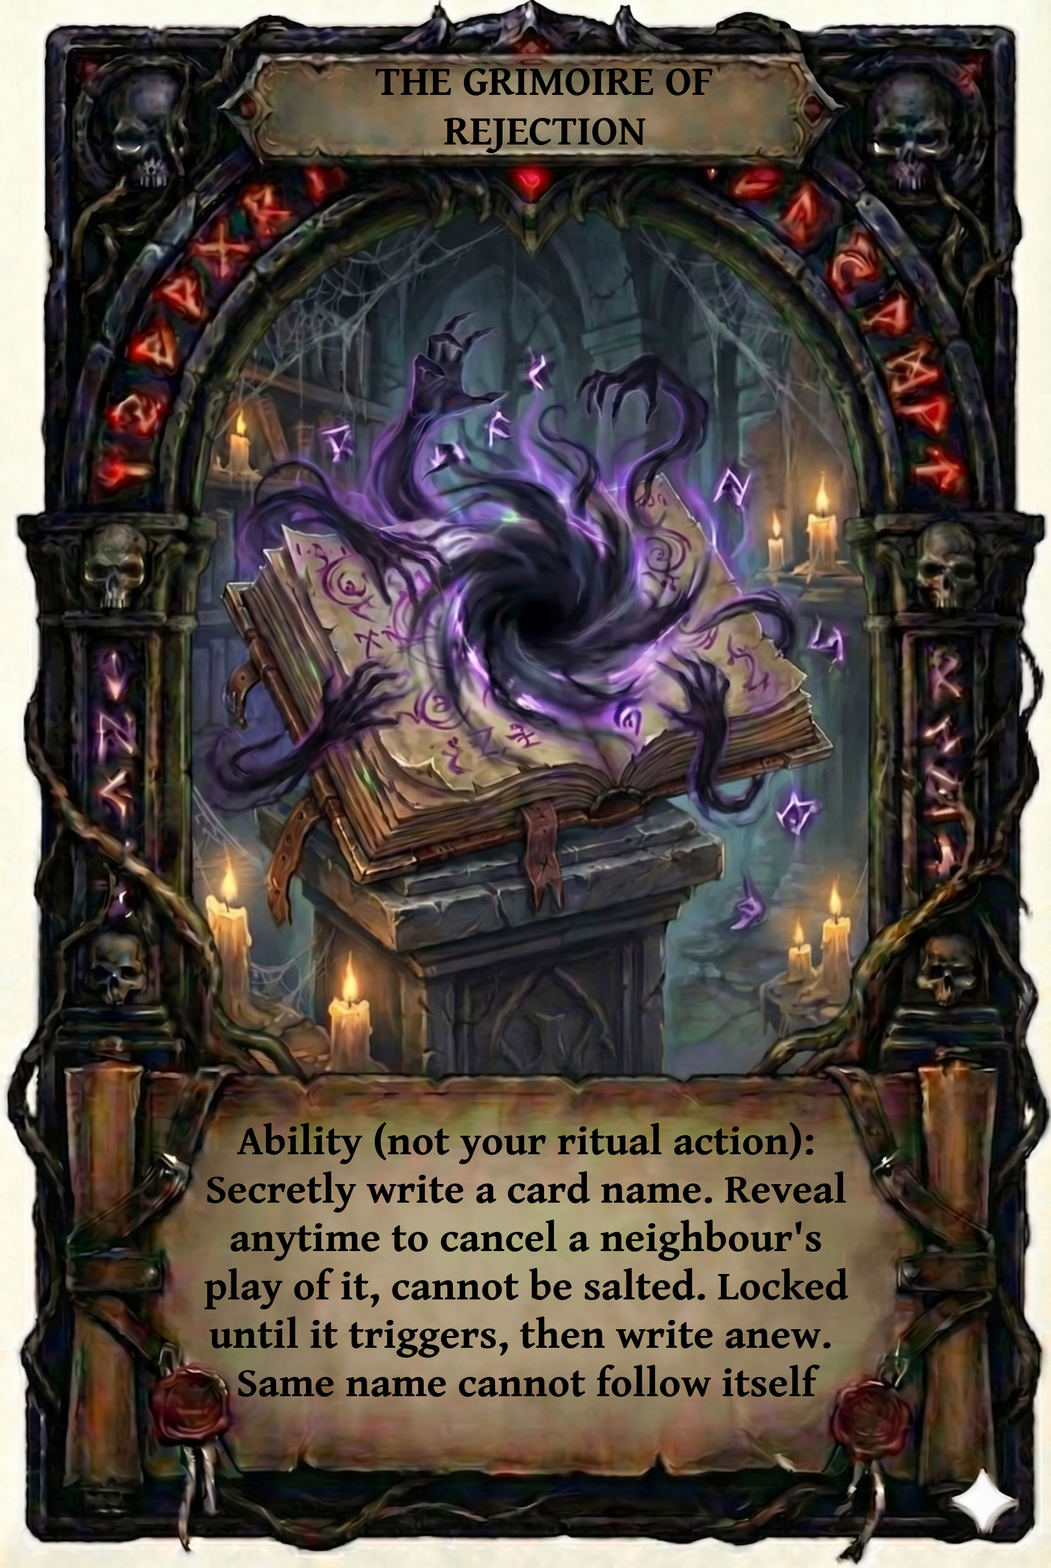
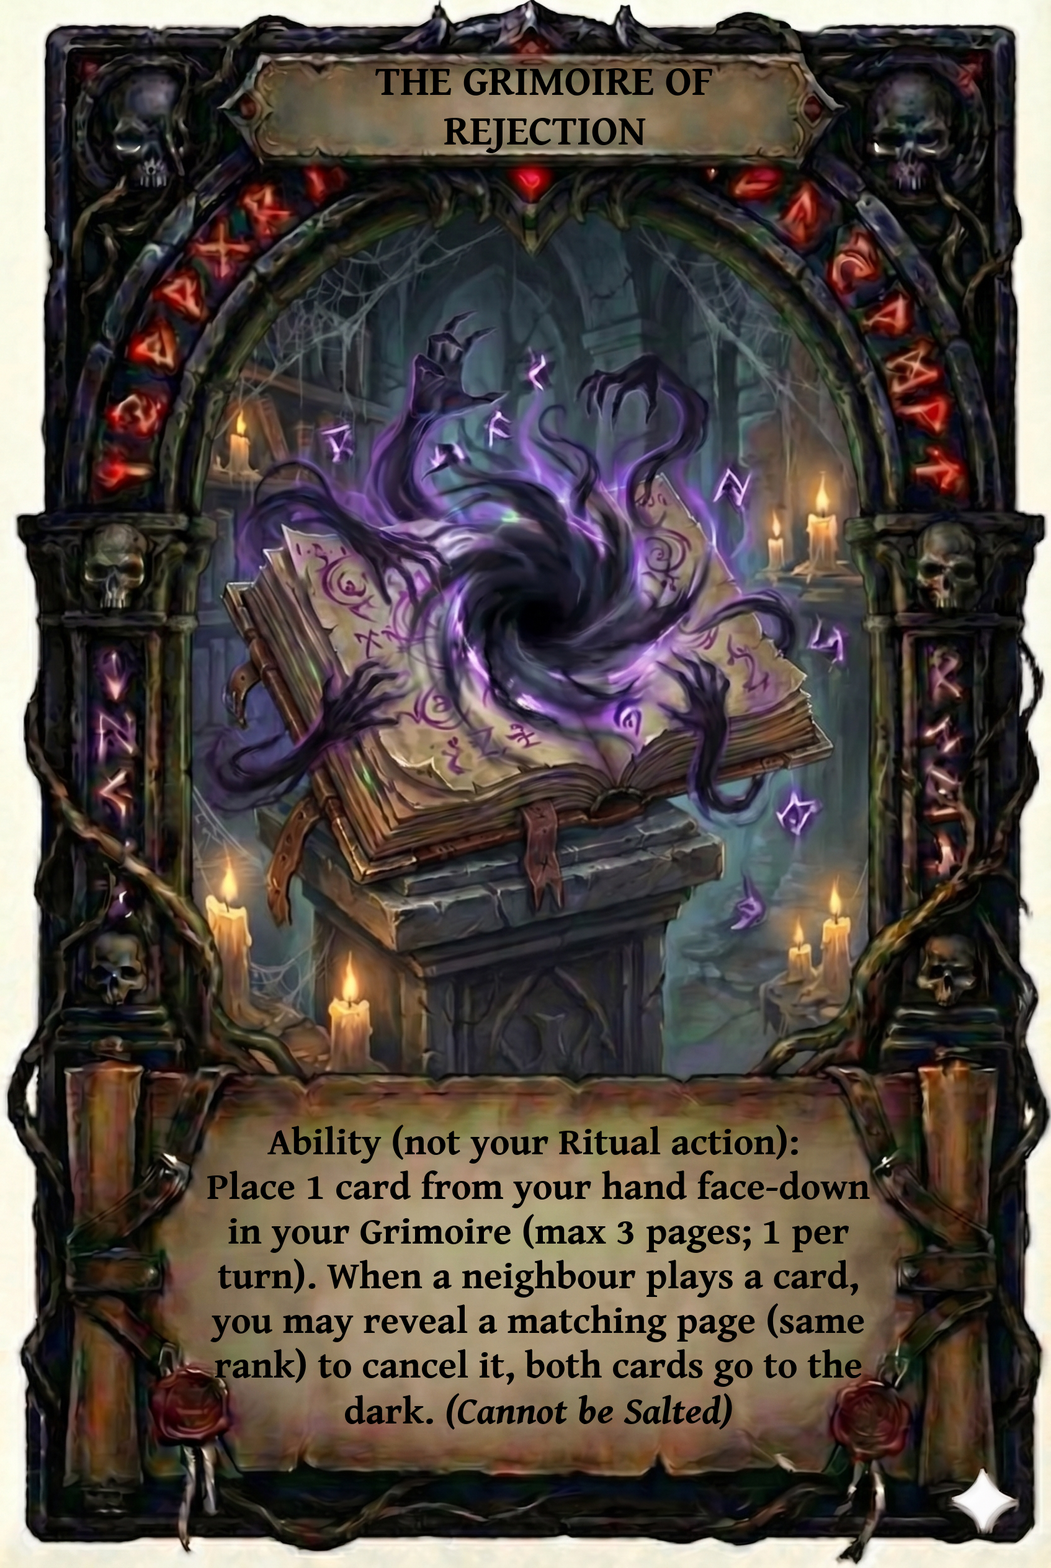
Layers edited between the first and the second 1051 x 1568 image:
renamed "Ability (not your ritual actio..." to "Ability (not your Ritual actio...", painted on it over [204, 1122, 870, 1430]